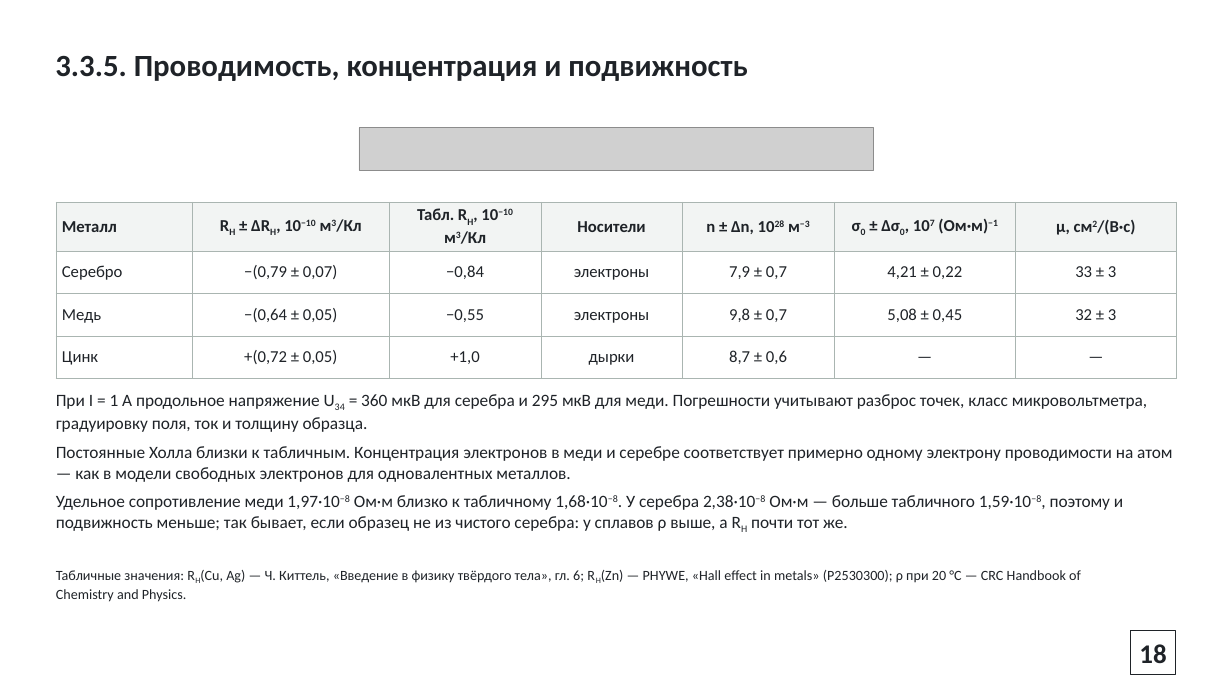
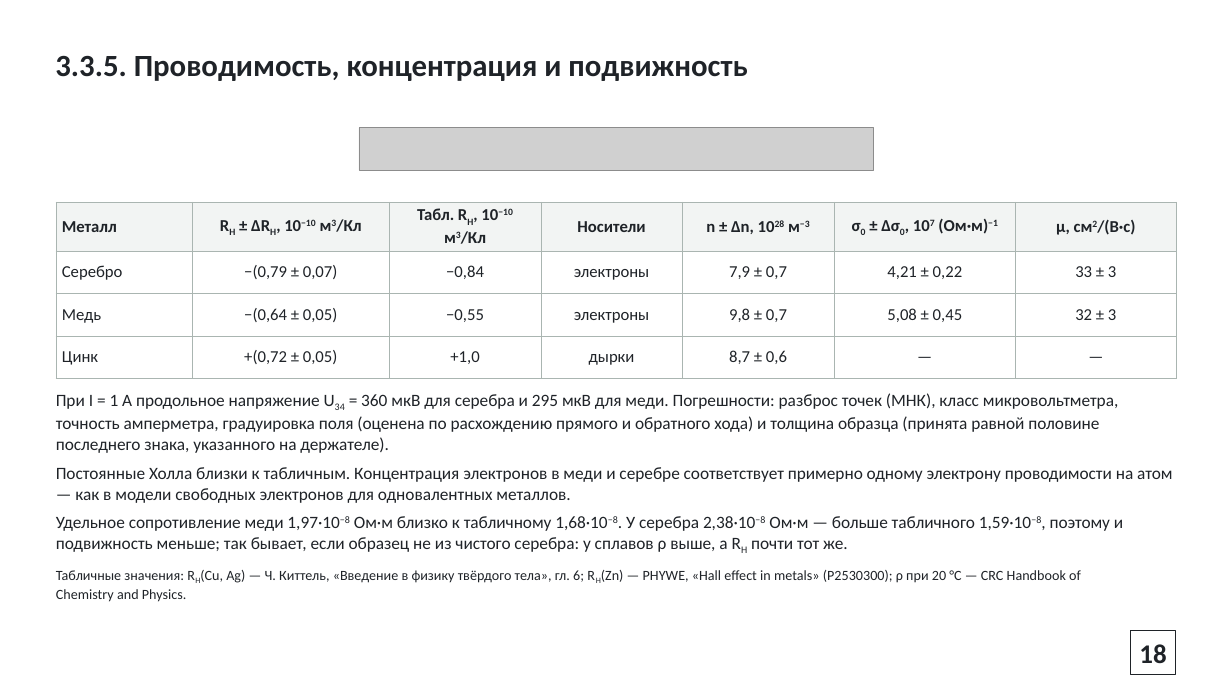
Before and after one commit to Kredos9107/zxc, a slide deck: slide 18 of labs/2 курс/3.3.5/3.3.6 + 3.3.5 Магнетосопротивление и эффект Холла.pptx. Drawn at 1232x693 pixels with LibreOffice and Linux fonts; fonts in the diff are those of the drawing; grey boxes stand for pictures. Boxes give left, top, right and bottom in pixels: in the first picture for what was removed or moved away, otherwise in the second. Text is boxed around its words. In the diff, an @@ line names an element or a change of style, - is before the commit and + after.

```diff
--- a/labs/2 курс/3.3.5/3.3.6 + 3.3.5 Магнетосопротивление и эффект Холла.pptx
+++ b/labs/2 курс/3.3.5/3.3.6 + 3.3.5 Магнетосопротивление и эффект Холла.pptx
@@ text at bbox=[56, 393, 1118, 453]: text changed @@
-При I = 1 А продольное напряжение U34 = 360 мкВ для серебра и 295 мкВ для меди. Погрешности учитывают разброс точек, класс микровольтметра, градуировку поля, ток и толщину образца.
+При I = 1 А продольное напряжение U34 = 360 мкВ для серебра и 295 мкВ для меди. Погрешности: разброс точек (МНК), класс микровольтметра, точность амперметра, градуировка поля (оценена по расхождению прямого и обратного хода) и толщина образца (принята равной половине последнего знака, указанного на держателе).
```
Also in this commit, not shown: 3 other slides changed.
